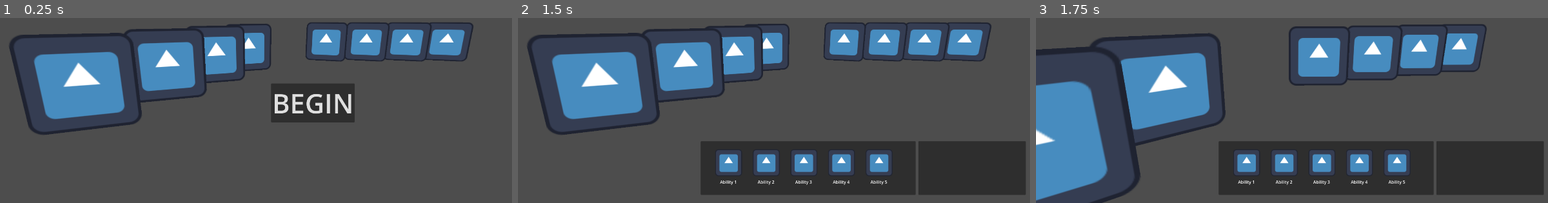
Above: before the commit, frames 1-3 (left to right).
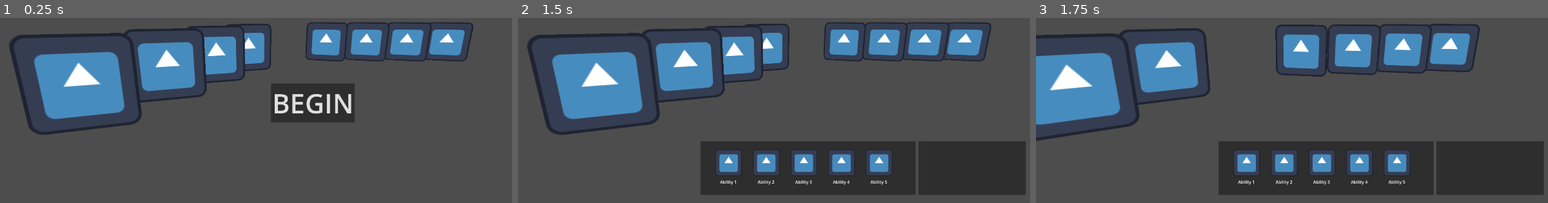
Above: after the commit, the same moments.

Repository: dylanbank/west-fae
Game: Godot game, scene res://hunts/battles/battle.tscn
Same seed, same stepped clock (60 frames per second), same inputs: the game is played once before the commit and once after it. The engine's default icon, where the game draws it, is replaced by a stand-in: a white triangle on a blue panel in a dark square.
Inputs:
- Up to frame 1 (0.25 s): no input
- Up to frame 2 (1.5 s): click "BEGIN" at 0.5 s; tap Enter at 1.25 s
- Up to frame 3 (1.75 s): no input

Frames 1-2 are identical in both runs. In frame 3, 23% of the frame differs, in the area x 0-89%, y 3-100%.

Commit message:
messed with focus cam values

Diff:
--- a/west-fae/hunts/battles/battle.tscn
+++ b/west-fae/hunts/battles/battle.tscn
@@ -62,8 +62,8 @@
 script = ExtResource("8_62ji6")
 camera = NodePath("../../SubViewportContainer/SubViewport/Camera3D")
 init_position = Vector3(-0.75, 2, 7.832)
-position_offset = Vector3(0.8, 1, 2.7)
-y_angle_scale = 4.0
+position_offset = Vector3(1.8, 1, 3.7)
+y_angle_scale = 1.5
 lerp_weight = 0.2
 
 [node name="CameraPositions" type="Node3D" parent="." unique_id=1778099040]
